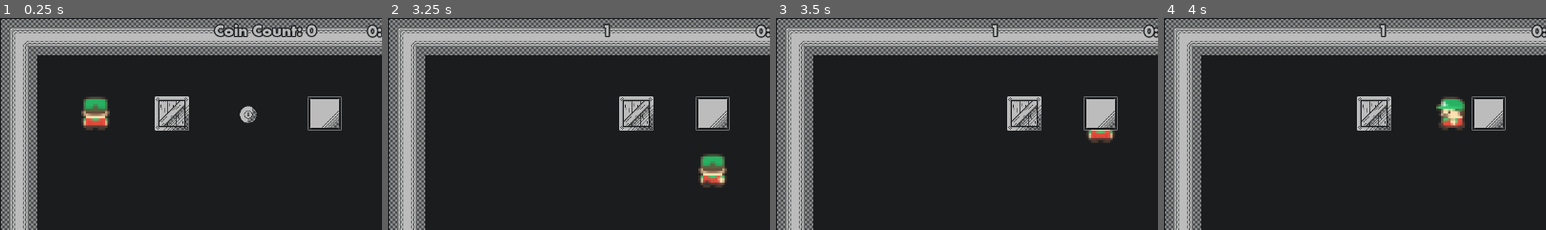
Above: before the commit, frames 1-4 (left to right).
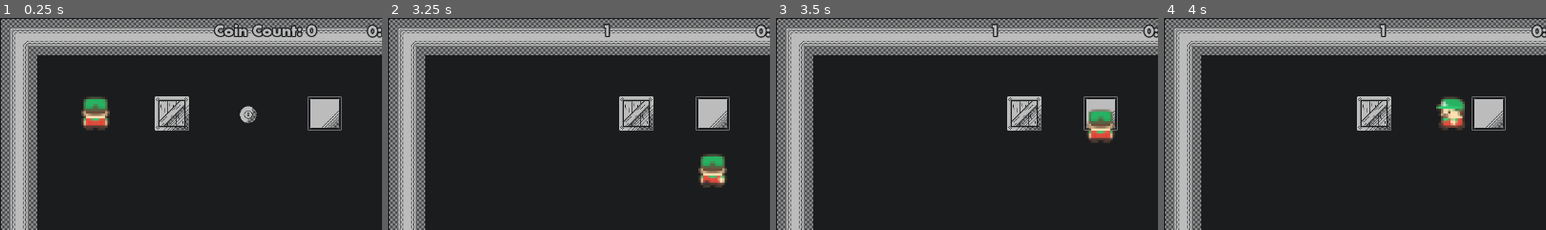
Above: after the commit, the same moments.

Repository: ParryTotato/1BitJam2025
Game: Godot game, scene res://Scenes/Main/main.tscn
The game is run twice, just before and just after one commit, with the same random seed, the same clock (stepped at 60 frames per second) and the same inputs.
Inputs:
- Up to frame 1 (0.25 s): no input
- Up to frame 2 (3.25 s): tap Enter (ui_accept) at 0.5, 0.77, 1.52, 3.02 s; hold Right (ui_right) 0.53-1.28 s; hold Down (ui_down) 1.28-2.03 s; hold Right (ui_right) 2.03-2.78 s; hold Up (ui_up) from 2.78 s (still down)
- Up to frame 3 (3.5 s): keep holding Up (ui_up)
- Up to frame 4 (4 s): release Up (ui_up) at 3.53 s; hold Left (ui_left) from 3.53 s (still down); tap Enter (ui_accept) at 3.77 s
The pictures show only the part of the screen within x 0-50%, y 0-50%; the shares and areas given below are measured in that part.

Frames 1-2 are identical in both runs. In frame 3, 0.7% of the frame differs, in the area x 81-89%, y 42-54%; in frame 4, nothing differs.

Commit message:
Base level updates & add upgrades_verified signal

Diff:
--- a/Scenes/BaseLevel/base_level.tscn
+++ b/Scenes/BaseLevel/base_level.tscn
@@ -12,14 +12,17 @@
 script = ExtResource("2_sur3v")
 metadata/_custom_type_script = "uid://w50gfha4r5yj"
 
+[node name="Goal" parent="." instance=ExtResource("6_xx5mc")]
+position = Vector2(224, 32)
+
+[node name="Coin" parent="." instance=ExtResource("5_0k83q")]
+position = Vector2(160, 32)
+
 [node name="Player" parent="." instance=ExtResource("3_4rblm")]
 position = Vector2(32, 32)
 
 [node name="Box" parent="." instance=ExtResource("4_ytws3")]
 position = Vector2(96, 32)
 
-[node name="Coin" parent="." instance=ExtResource("5_0k83q")]
-position = Vector2(160, 32)
-
-[node name="Goal" parent="." instance=ExtResource("6_xx5mc")]
-position = Vector2(224, 32)
+[node name="Spawn" type="Marker2D" parent="."]
+position = Vector2(288, 32)
--- a/Scenes/Levels/test_level.tscn
+++ b/Scenes/Levels/test_level.tscn
@@ -5,14 +5,17 @@
 [node name="TestLevel" instance=ExtResource("1_7t06c")]
 tile_map_data = PackedByteArray("AAAAAAoAAQAAAAoAAAAAAAkAAQAHAAAAAAAAAAgAAQAHAAAAAAAAAAcAAQAHAAAAAAAAAAYAAQAHAAAAAAAAAA …(848 unchanged characters)…
 
-[node name="Player" parent="." index="0"]
+[node name="Goal" parent="." index="0"]
+position = Vector2(544, 160)
+
+[node name="Coin" parent="." index="1"]
+position = Vector2(416, 162)
+
+[node name="Player" parent="." index="2"]
 position = Vector2(160, 160)
 
-[node name="Box" parent="." index="1"]
+[node name="Box" parent="." index="3"]
 position = Vector2(288, 160)
 
-[node name="Coin" parent="." index="2"]
-position = Vector2(416, 162)
-
-[node name="Goal" parent="." index="3"]
-position = Vector2(544, 160)
+[node name="Spawn" parent="." index="4"]
+position = Vector2(672, 160)
--- a/Scenes/UpgradeShop/Scripts/upgrade_shop.gd
+++ b/Scenes/UpgradeShop/Scripts/upgrade_shop.gd
@@ -133,7 +133,9 @@
 
 
 func _on_continue_pressed() -> void:
-	pass # Replace with function body.
+	Messenger.game_continued.emit()
+
+	Messenger.upgrades_verified.emit(upgrades)
 #endregion
 
 
--- a/Scripts/messenger.gd
+++ b/Scripts/messenger.gd
@@ -11,6 +11,7 @@
 signal upgrades_refunded
 signal coin_count_updated
 signal game_continued
+signal upgrades_verified
 
 # Timer
 signal 	timer_ended
